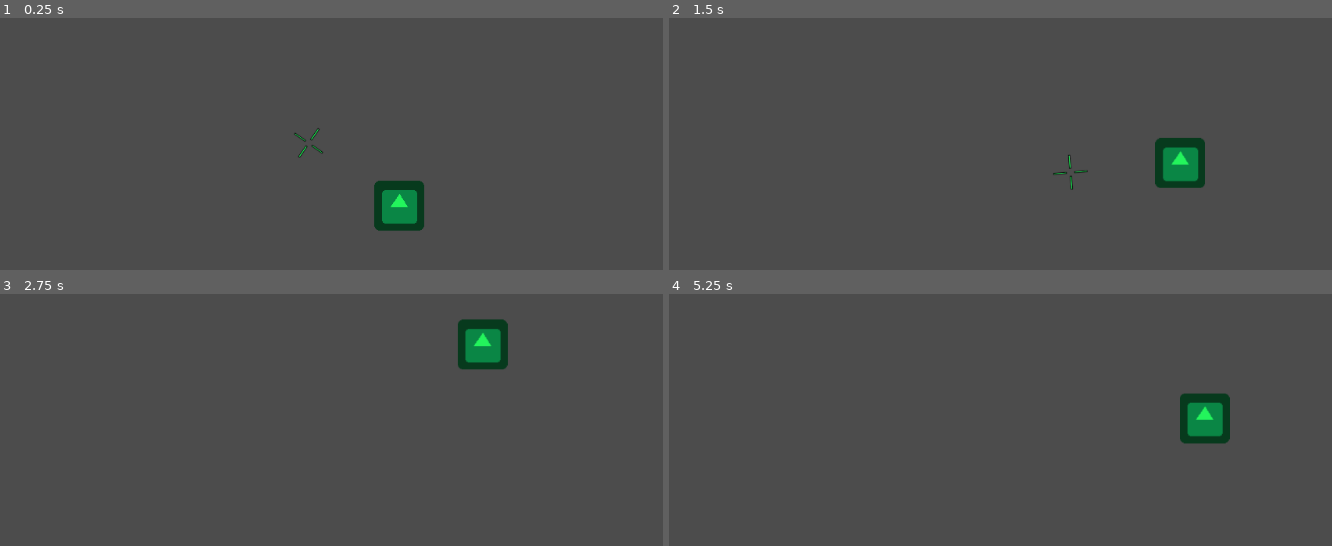
Above: before the commit, frames 1-4 (two rows, left to right).
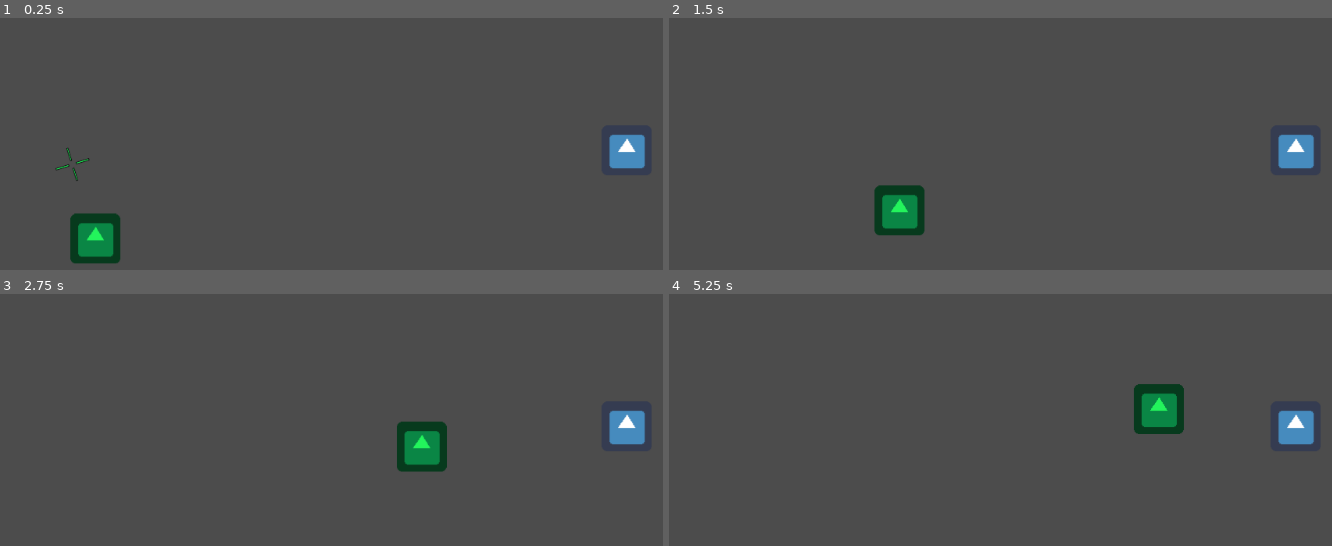
Above: after the commit, the same moments.

Repository: kbooz/godot-wild-jam-21
Game: Godot game, scene res://Scenes/Debug.tscn
The game is run twice, just before and just after one commit, with the same random seed, the same clock (stepped at 60 frames per second) and the same inputs. The engine's default icon, where the game draws it, is replaced by a stand-in: a white triangle on a blue panel in a dark square.
Inputs (mouse positions are in pixels of both pictures, inside the frame that each line leads up to):
- Up to frame 1 (0.25 s): no input
- Up to frame 2 (1.5 s): tap Enter at 0.5 s; move the mouse to (1245, 138) at 0.52 s; click (1245, 138) at 0.6 s; move the mouse to (907, 184) at 1.27 s; click (907, 184) at 1.35 s
- Up to frame 3 (2.75 s): move the mouse to (477, 334) at 2.02 s; click (477, 334) at 2.1 s
- Up to frame 4 (5.25 s): move the mouse to (1027, 530) at 2.77 s; click (1027, 530) at 2.85 s; move the mouse to (1312, 508) at 3.52 s; click (1312, 508) at 3.6 s; move the mouse to (828, 367) at 4.27 s; click (828, 367) at 4.35 s; move the mouse to (1106, 437) at 5.02 s; click (1106, 437) at 5.1 s

The runs differ from the first frame. In frame 1, 3.9% of the frame differs, in the area x 8-98%, y 43-98%; in frame 2, 3.8%; in frame 3, 3.7%; in frame 4, 3.6%.

Commit message:
Created Hole and it's collision

Diff:
--- a/Scenes/Debug.tscn
+++ b/Scenes/Debug.tscn
@@ -1,8 +1,12 @@
-[gd_scene load_steps=2 format=2]
+[gd_scene load_steps=3 format=2]
 
 [ext_resource path="res://Scenes/PlayerScene.tscn" type="PackedScene" id=1]
+[ext_resource path="res://Scenes/Hole.tscn" type="PackedScene" id=2]
 
 [node name="Debug" type="Node2D"]
 
+[node name="Hole" parent="." instance=ExtResource( 2 )]
+position = Vector2( 802.262, 285.131 )
+
 [node name="Player" parent="." instance=ExtResource( 1 )]
-position = Vector2( 511, 356 )
+position = Vector2( 122.091, 398.426 )
--- /dev/null
+++ b/Scenes/Hole.tscn
@@ -0,0 +1,14 @@
+[gd_scene load_steps=3 format=2]
+
+[ext_resource path="res://icon.png" type="Texture" id=1]
+
+[sub_resource type="RectangleShape2D" id=1]
+extents = Vector2( 33.8, 32.7999 )
+
+[node name="Hole" type="Area2D"]
+
+[node name="Sprite" type="Sprite" parent="."]
+texture = ExtResource( 1 )
+
+[node name="CollisionShape2D" type="CollisionShape2D" parent="."]
+shape = SubResource( 1 )
--- a/Scenes/PlayerCursorDirection.gd
+++ b/Scenes/PlayerCursorDirection.gd
@@ -1,4 +1,6 @@
 extends Node2D
+
+export(int) var maxFar = 150
 
 func _process(delta):
 	var anchor: Position2D = get_parent()
--- a/Scenes/PlayerScene.gd
+++ b/Scenes/PlayerScene.gd
@@ -30,7 +30,8 @@
 		MOVE:
 			cursorDirection.hide()
 
-			if(Input.is_action_just_pressed("ui_mouse_click")):
-				state = IDLE
+	var collision =  move_and_collide(delta_speed * direction)
 
-	position += delta_speed * direction
+func _on_HoleDetector_area_entered(area):
+	state = IDLE
+	global_position = area.global_position
--- a/Scenes/PlayerScene.tscn
+++ b/Scenes/PlayerScene.tscn
@@ -14,10 +14,16 @@
 [node name="CollisionShape2D" type="CollisionShape2D" parent="."]
 shape = SubResource( 1 )
 
+[node name="HoleDetector" type="Area2D" parent="."]
+
+[node name="CollisionShape2D2" type="CollisionShape2D" parent="HoleDetector"]
+shape = SubResource( 1 )
+
 [node name="Sprite" type="Sprite" parent="."]
 texture = ExtResource( 1 )
 
 [node name="MouseAnchor" type="Position2D" parent="."]
 
 [node name="CursorDirection" parent="MouseAnchor" instance=ExtResource( 3 )]
-position = Vector2( 141, 0 )
+position = Vector2( 100, 0 )
+[connection signal="area_entered" from="HoleDetector" to="." method="_on_HoleDetector_area_entered"]
